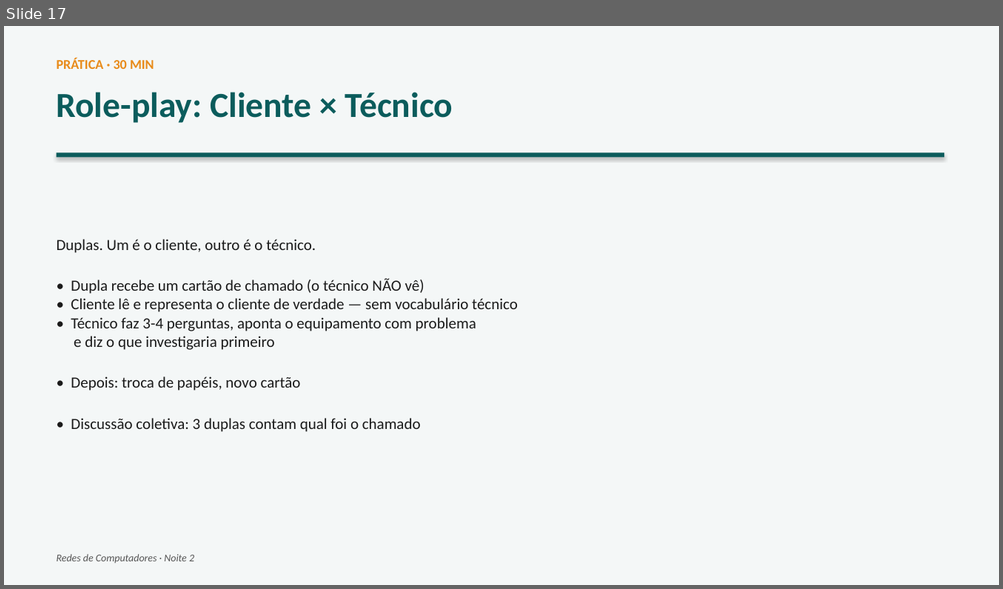
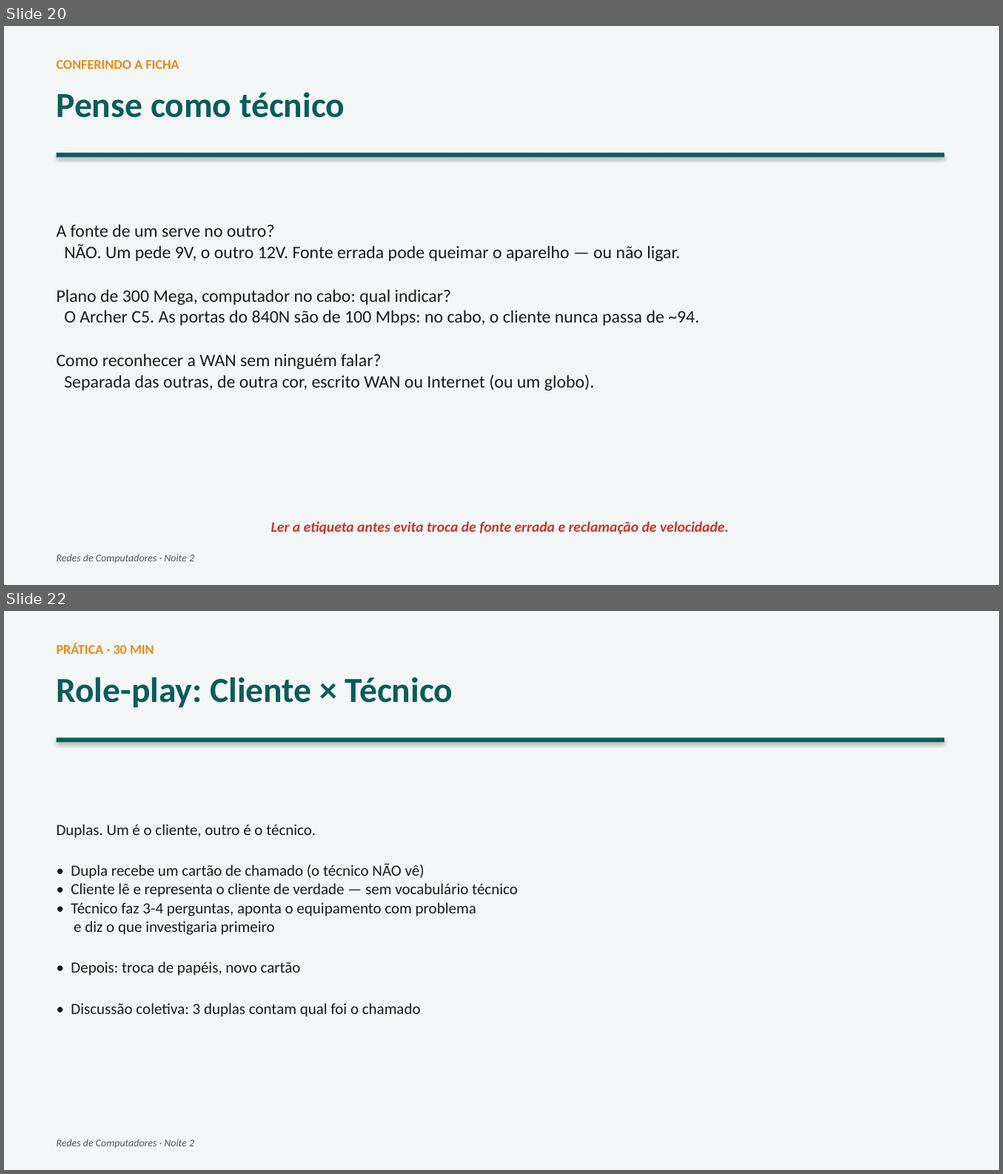
Before and after one commit to joninedel-prog/gerador_contratos, a slide deck: Aula - Redes 2 - Como a internet chega.pptx. Shown one above the other, each under a label of ours: slide 17 before the commit, slides 20 and 22 after it; the slides between them are not shown. The pictures are 1003x589 and 1003x1174 pixels, drawn with LibreOffice and Linux fonts; fonts in the diff are those of the drawing. Boxes give left, top, right and bottom in pixels: in the first picture for what was removed or moved away, otherwise in the second. Text is boxed around its words. In the diff, an @@ line names an element or a change of style, - is before the commit and + after.

```diff
--- a/Aula - Redes 2 - Como a internet chega.pptx
+++ b/Aula - Redes 2 - Como a internet chega.pptx
@@ slide 20 added at box(4, 26, 999, 585), background #FFFFFF @@
@@ rectangle added at box(4, 26, 999, 585), fill #F4F7F7 @@
@@ text added at box(57, 60, 179, 69), 13 pt, text #E88B1A, bold @@
+CONFERINDO A FICHA
@@ text added at box(57, 92, 344, 118), 34 pt, text #0B5C5C, bold @@
+Pense como técnico
@@ rectangle added at box(57, 153, 944, 157), fill #0B5C5C @@
@@ text added at box(57, 224, 699, 391), 17 pt, text #1A1A1A @@
+A fonte de um serve no outro?
+NÃO. Um pede 9V, o outro 12V. Fonte errada pode queimar o aparelho — ou não ligar.
+Plano de 300 Mega, computador no cabo: qual indicar?
+O Archer C5. As portas do 840N são de 100 Mbps: no cabo, o cliente nunca passa de ~94.
+Como reconhecer a WAN sem ninguém falar?
+Separada das outras, de outra cor, escrito WAN ou Internet (ou um globo).
@@ text added at box(271, 522, 728, 534), 14 pt, text #C5362B, bold, italic @@
+Ler a etiqueta antes evita troca de fonte errada e reclamação de velocidade.
@@ text added at box(57, 554, 194, 563), 10 pt, text #555555, italic @@
+Redes de Computadores · Noite 2
@@ what was slide 17 is now slide 22 @@
```
Also in this commit, not shown: 5 slides changed, 4 other slides added, 4 other files.
